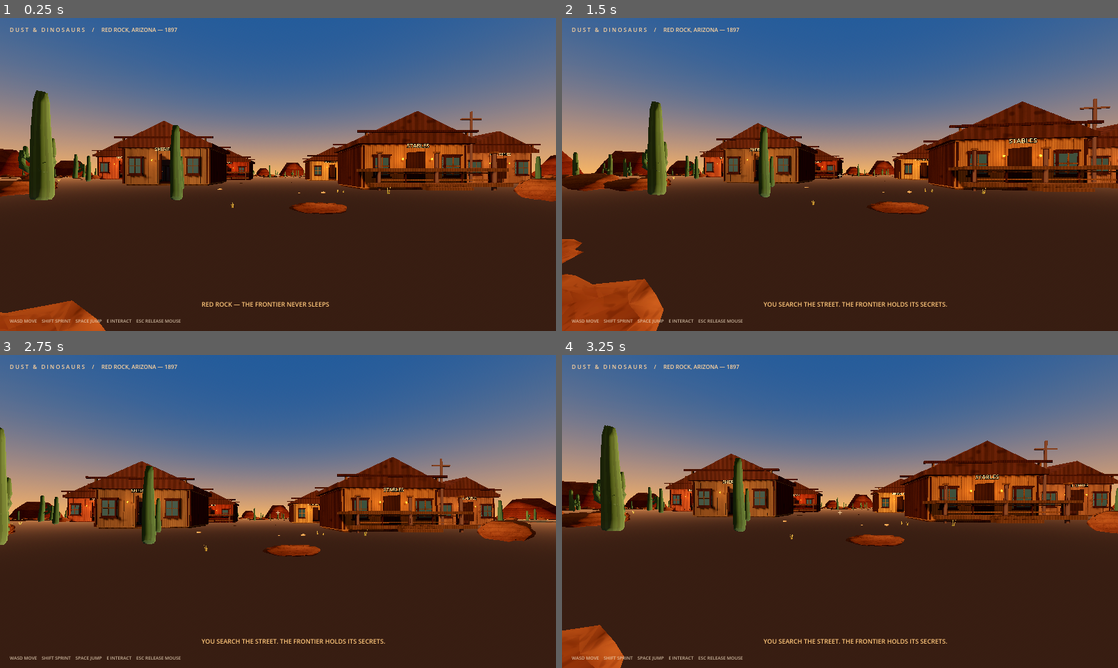
Above: before the commit, frames 1-4 (two rows, left to right).
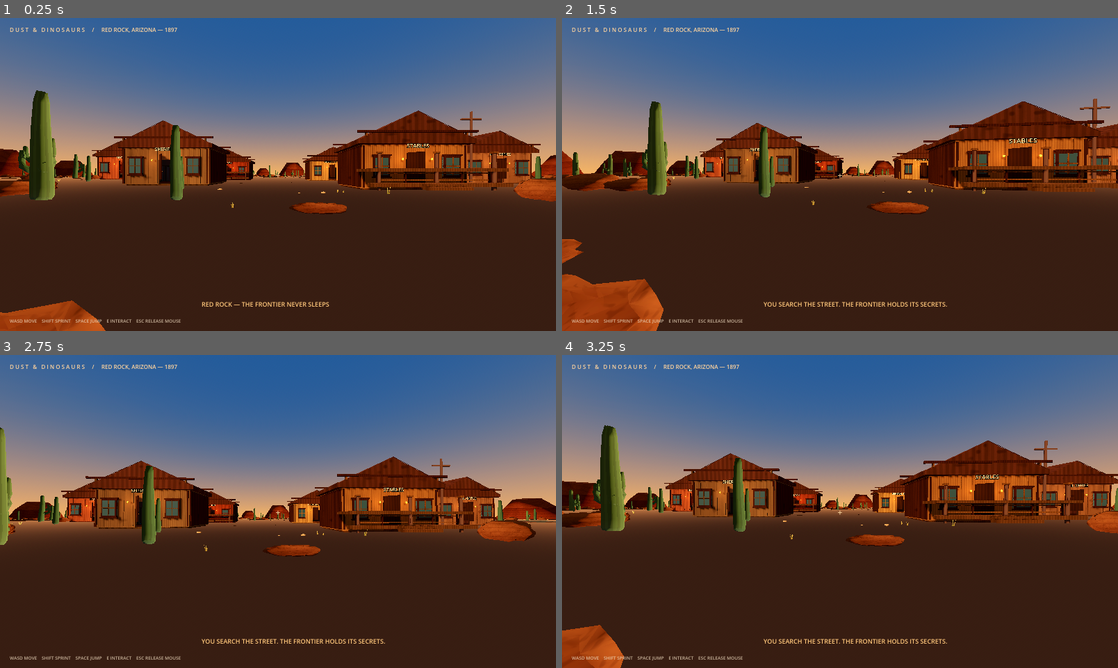
Above: after the commit, the same moments.

Repository: langermkyt-create/DUST-DINOSAURS
Game: Godot game, scene res://scenes/main.tscn
Two runs of this game, one before a commit and one after it. Both use one fixed random seed, a clock stepped at 60 frames per second and the inputs below.
Inputs (mouse positions are in pixels of both pictures, inside the frame that each line leads up to):
- Up to frame 1 (0.25 s): no input
- Up to frame 2 (1.5 s): tap Enter at 0.5 s; move the mouse to (867, 174) at 0.52 s; hold W from 0.53 s (still down); tap E at 0.6 s; tap Space at 0.77, 1.25 s; move the mouse to (812, 174) at 1.27 s; tap Shift at 1.35 s
- Up to frame 3 (2.75 s): keep holding W; tap Space at 1.52 s; tap Enter at 2 s; move the mouse to (289, 505) at 2.02 s; tap E at 2.1 s
- Up to frame 4 (3.25 s): keep holding W; tap Space at 2.75, 3.02 s; move the mouse to (834, 517) at 2.77 s; tap Shift at 2.85 s

The runs differ from the first frame. In frame 1, less than 0.1% of the frame differs, in the area x 16-97%, y 29-44%; in frame 2, less than 0.1%; in frame 3, less than 0.1%; in frame 4, less than 0.1%, in the area x 18-100%, y 27-44%.

Commit message:
Add staggered cedar shingles to frontier gable roofs

Diff:
--- a/scripts/world.gd
+++ b/scripts/world.gd
@@ -992,6 +992,62 @@
 	collision.position = center
 	body.add_child(collision)
 
+func _make_roof_shingle_mesh(seed_value: int) -> ArrayMesh:
+	# Individual overlapping cedar courses follow both gable planes. The staggered
+	# joints and restrained color variation break the roof's single-flat-surface look.
+	var rng := RandomNumberGenerator.new()
+	rng.seed = seed_value
+	var surface := SurfaceTool.new()
+	surface.begin(Mesh.PRIMITIVE_TRIANGLES)
+	var row_count := 7
+	var column_count := 11
+	var row_step := 0.75
+	var tile_length := 0.9
+	var column_step := 0.76
+	var tile_width := 0.70
+	for side in [-1.0, 1.0]:
+		for row in range(row_count):
+			var inner_x := 0.05 + float(row) * row_step
+			var outer_x := minf(inner_x + tile_length, 5.45)
+			var stagger := 0.38 if row % 2 == 1 else 0.0
+			for column in range(column_count):
+				var z0 := -4.0 + float(column) * column_step + stagger
+				if z0 >= 4.05:
+					continue
+				var z1 := minf(z0 + tile_width, 4.05)
+				z0 = maxf(z0, -4.05)
+				var inner_y := 7.25 - inner_x * 0.49 + 0.035
+				var outer_y := 7.25 - outer_x * 0.49 + 0.035
+				var warp := rng.randf_range(-0.012, 0.012)
+				var a := Vector3(side * inner_x, inner_y + warp, z0)
+				var b := Vector3(side * outer_x, outer_y + warp, z0)
+				var c := Vector3(side * inner_x, inner_y + warp, z1)
+				var d := Vector3(side * outer_x, outer_y + warp, z1)
+				var weathering := rng.randf_range(0.78, 1.12)
+				var sun_bleach := 1.0 + rng.randf_range(0.0, 0.08) * float(row) / float(row_count)
+				var tile_color := Color(0.34, 0.185, 0.13) * weathering * sun_bleach
+				# Reverse winding on the opposite roof plane so both sides face outward.
+				if side > 0.0:
+					surface.set_color(tile_color)
+					surface.add_vertex(a)
+					surface.add_vertex(c)
+					surface.add_vertex(b)
+					surface.set_color(tile_color)
+					surface.add_vertex(c)
+					surface.add_vertex(d)
+					surface.add_vertex(b)
+				else:
+					surface.set_color(tile_color)
+					surface.add_vertex(a)
+					surface.add_vertex(b)
+					surface.add_vertex(c)
+					surface.set_color(tile_color)
+					surface.add_vertex(c)
+					surface.add_vertex(b)
+					surface.add_vertex(d)
+	surface.generate_normals()
+	return surface.commit()
+
 func _build_building(pos: Vector3, sign_text: String, wall: Color, porch: bool) -> void:
 	var root := Node3D.new()
 	root.position = pos + Vector3(0.0, _terrain_height(Vector2(pos.x, pos.z)), 0.0)
@@ -1026,6 +1082,16 @@
 	var roof := PrismMesh.new()
 	roof.size = Vector3(11, 2.7, 8)
 	_mesh(root, roof, roof_surface, Vector3(0, 5.9, 0))
+	var shingles := MeshInstance3D.new()
+	shingles.name = "RoofShingles"
+	shingles.mesh = _make_roof_shingle_mesh(1897 + abs(sign_text.hash()))
+	var shingle_material := StandardMaterial3D.new()
+	shingle_material.vertex_color_use_as_albedo = true
+	shingle_material.roughness = 0.94
+	shingle_material.metallic = 0.0
+	shingles.material_override = shingle_material
+	shingles.cast_shadow = GeometryInstance3D.SHADOW_CASTING_SETTING_ON
+	root.add_child(shingles)
 	# Leave the entrance visibly traversable: the door is hinged and held open,
 	# rather than a flat decorative panel sealing the doorway.
 	var door_pivot := Node3D.new()
